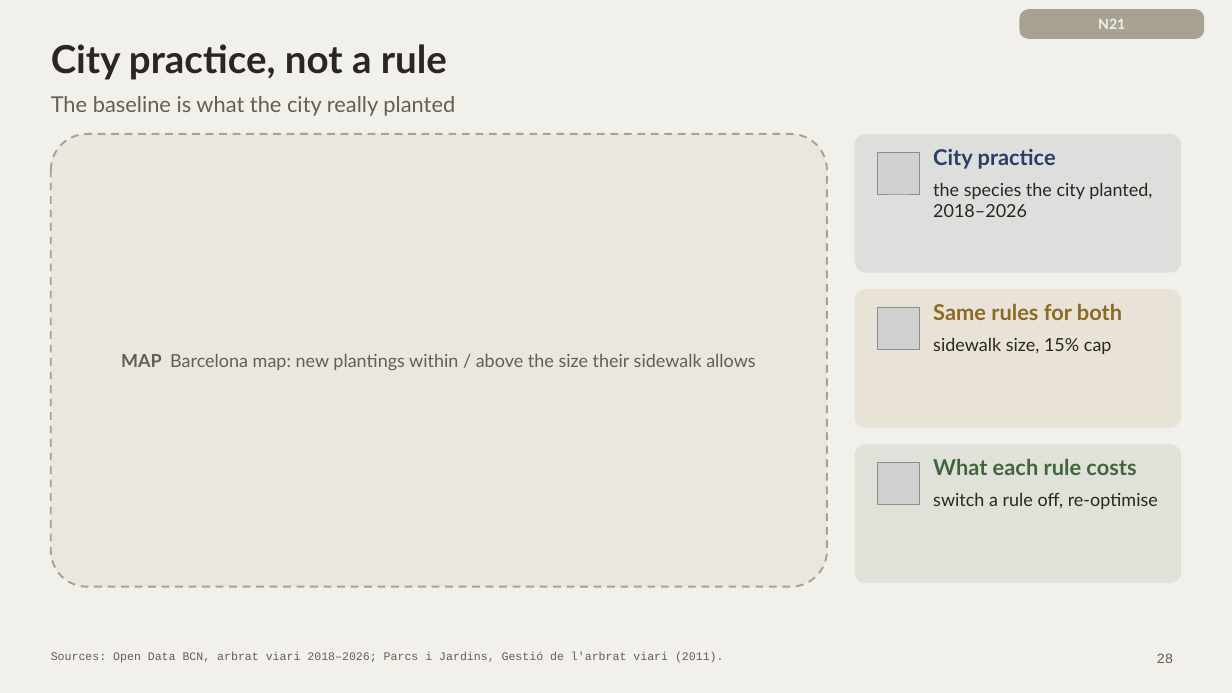
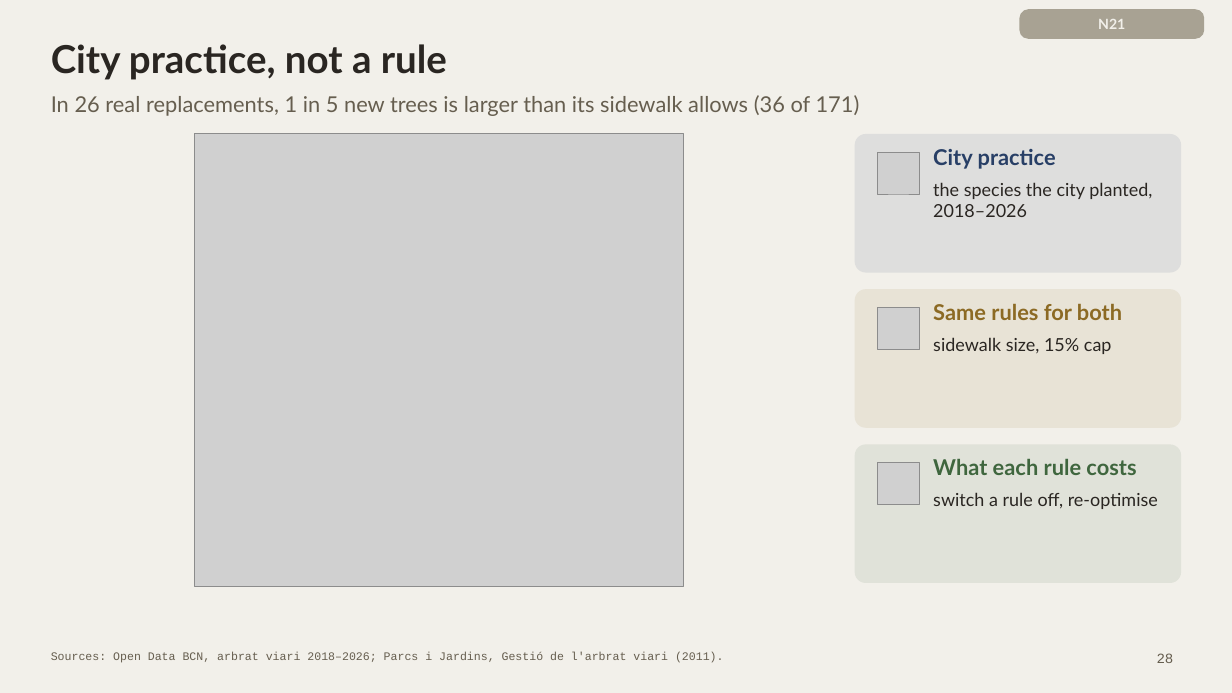
Before and after one commit to giofox96/shade-and-sponge, a slide deck: slide 28 of slides/final/shade_and_sponge_final_new.pptx. Drawn at 1232x693 pixels with LibreOffice and Linux fonts; fonts in the diff are those of the drawing; grey boxes stand for pictures. Boxes give left, top, right and bottom in pixels: in the first picture for what was removed or moved away, otherwise in the second. Text is boxed around its words. In the diff, an @@ line names an element or a change of style, - is before the commit and + after.

```diff
--- a/slides/final/shade_and_sponge_final_new.pptx
+++ b/slides/final/shade_and_sponge_final_new.pptx
@@ text at bbox=[51, 95, 860, 116]: text changed @@
-The baseline is what the city really planted
+In 26 real replacements, 1 in 5 new trees is larger than its sidewalk allows (36 of 171)
@@ rounded rectangle removed at bbox=[51, 134, 827, 587] @@
@@ picture added at bbox=[195, 134, 684, 587] @@
@@ text removed at bbox=[121, 354, 755, 370] @@
-MAP Barcelona map: new plantings within / above the size their sidewalk allows
```
Also in this commit, not shown: 5 other slides changed, 8 other files.
